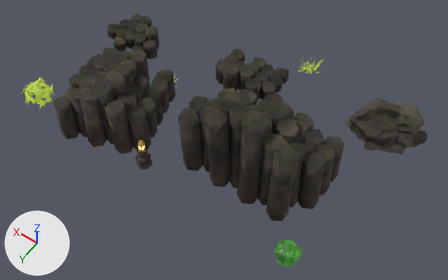
The glTF model public/assets/world/plot_basalt_cliff/model.glb, before and after one commit.
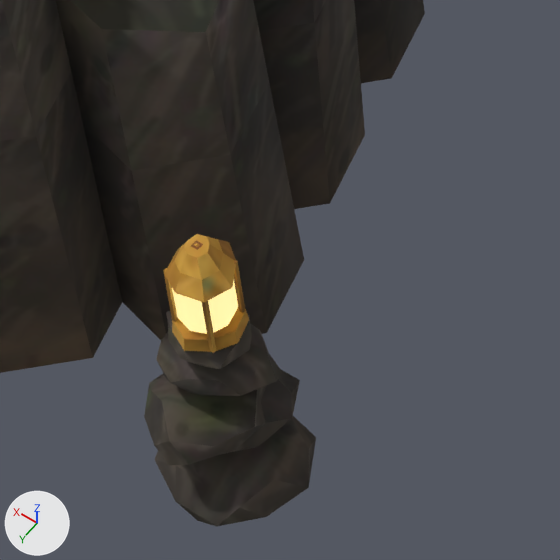
Old and new are each drawn whole from a camera (50 mm lens) standing at (-9.29, 12.41, 17.66) and looking at (-1.51, 1.51, 0.54) and again close up on the part from 27% to 40% of the width and 42% to 62% of the height. Arrows for +X, +Y and +Z are at lower left; the lights stay in place. The last two pictures show the newer version. Where no turn or scale is listed for an object, it has been applied to the vertices. Vertices at exactly the same position are counted once.

Names of what the first close-up shows: 'plot_basalt_cliff'.
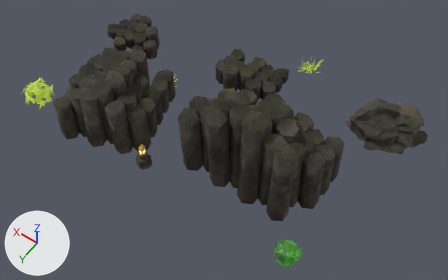
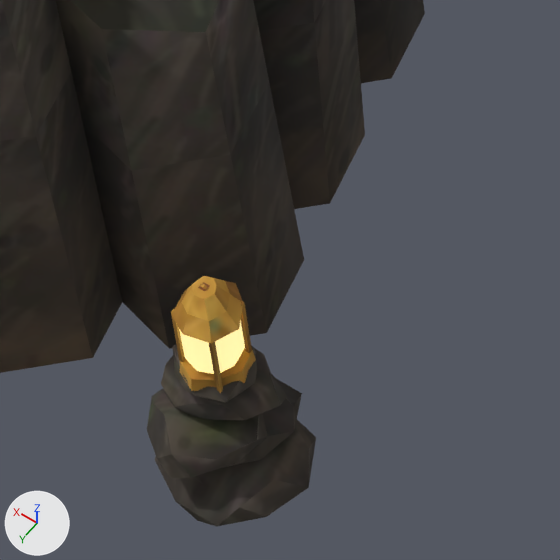
The change in detail:
me_plot_basalt_cliff has 3446 vertices, 4954 faces and spans x -6.74..6.74, y -4.36..4.36, z -1.92..1.92.
me_plot_basalt_cliff is used by ob_plot_basalt_cliff; location (-0.484, 0.069, 1.925).
me_plot_basalt_cliff part 1: the loose piece of 42 vertices spanning x 0.69..1.17, y 3.3..3.84, z -1.65..-1.47 is moved by (0.0, 0.0, -0.08).
me_plot_basalt_cliff part 2: the loose piece of 42 vertices spanning x 0.69..1.12, y 3.34..3.7, z -1.43..-1.29 is moved by (0.0, 0.0, -0.14).
me_plot_basalt_cliff part 3: the loose piece of 42 vertices spanning x 0.77..1.07, y 3.41..3.68, z -1.25..-1.14 is moved by (0.0, 0.0, -0.19).
me_plot_basalt_cliff part 4: the loose piece of 16 vertices spanning x 0.78..1.04, y 3.41..3.68, z -1.16..-1.1 is moved by (0.0, 0.0, -0.23).
me_plot_basalt_cliff part 5: the loose piece of 24 vertices spanning x 0.76..1.01, y 3.41..3.68, z -0.83..-0.71 is moved by (0.0, 0.0, -0.23).
me_plot_basalt_cliff part 6: the loose piece of 8 vertices spanning x 0.97..0.99, y 3.62..3.63, z -1.15..-0.82 is moved by (0.0, 0.0, -0.23).
me_plot_basalt_cliff part 7: the loose piece of 8 vertices spanning x 0.81..0.83, y 3.62..3.63, z -1.15..-0.82 is moved by (0.0, 0.0, -0.23).
me_plot_basalt_cliff part 8: the loose piece of 8 vertices spanning x 0.81..0.83, y 3.46..3.47, z -1.15..-0.82 is moved by (0.0, 0.0, -0.23).
me_plot_basalt_cliff part 9: the loose piece of 52 vertices spanning x 0.83..0.97, y 3.54..3.55, z -0.84..-0.71 is moved by (0.0, 0.0, -0.23).
me_plot_basalt_cliff part 10: the loose piece of 8 vertices spanning x 0.89..0.92, y 3.53..3.56, z -1.11..-0.71 is moved by (0.0, 0.0, -0.23).
me_plot_basalt_cliff part 11: the loose piece of 16 vertices spanning x 0.81..1.01, y 3.44..3.64, z -1.08..-0.83 is moved by (0.0, 0.0, -0.23).

What differs and where, as boxes (x1, y1, x2, y2) in the close-ups (560 x 560 px; the box of a moved part takes in the faces that stretch with it):
part 1 of me_plot_basalt_cliff, moved or reshaped: before (144, 370, 300, 466); after (147, 375, 302, 479)
part 2 of me_plot_basalt_cliff, moved or reshaped: before (156, 323, 283, 396); after (161, 346, 286, 420)
part 3 of me_plot_basalt_cliff, moved or reshaped: before (166, 311, 252, 369); after (172, 344, 257, 402)
part 4 of me_plot_basalt_cliff, moved or reshaped: before (172, 307, 249, 352); after (180, 337, 256, 391)
part 5 of me_plot_basalt_cliff, moved or reshaped: before (164, 234, 236, 302); after (172, 276, 243, 343)
part 6 of me_plot_basalt_cliff, moved or reshaped: before (163, 268, 178, 322); after (171, 309, 186, 362)
part 7 of me_plot_basalt_cliff, moved or reshaped: before (202, 301, 216, 353); after (209, 342, 223, 393)
part 8 of me_plot_basalt_cliff, moved or reshaped: before (234, 259, 245, 313); after (241, 301, 252, 353)
part 9 of me_plot_basalt_cliff, moved or reshaped (mostly hidden): before (183, 243, 200, 247); after (191, 283, 209, 290)
part 10 of me_plot_basalt_cliff, moved or reshaped: before (191, 241, 203, 250); after (198, 282, 210, 291)
part 11 of me_plot_basalt_cliff, moved or reshaped: before (172, 280, 238, 334); after (179, 320, 245, 374)
